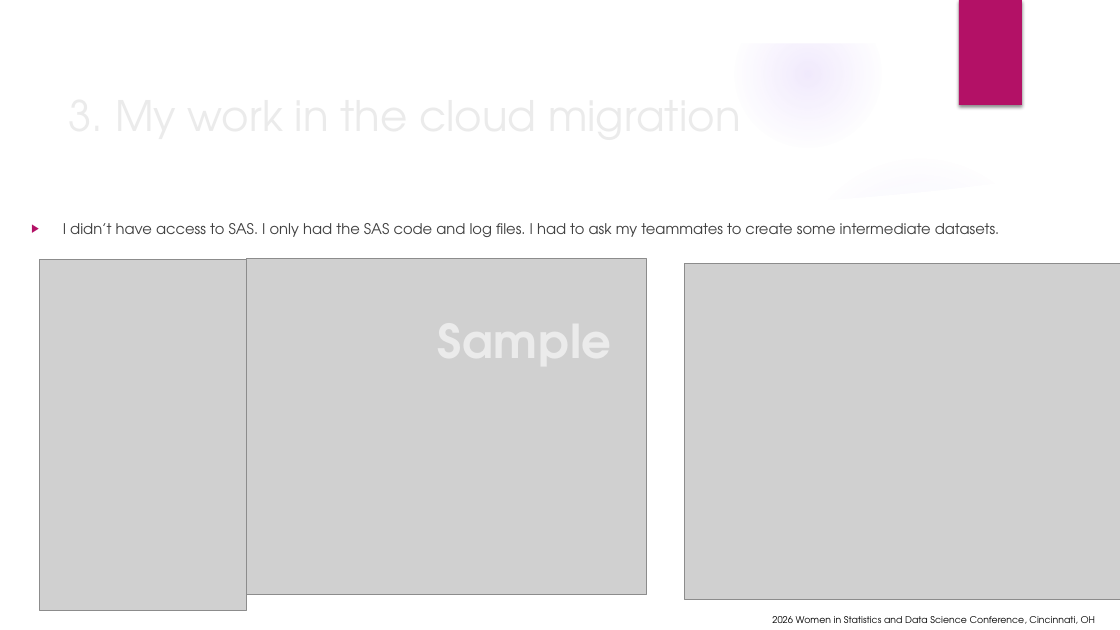
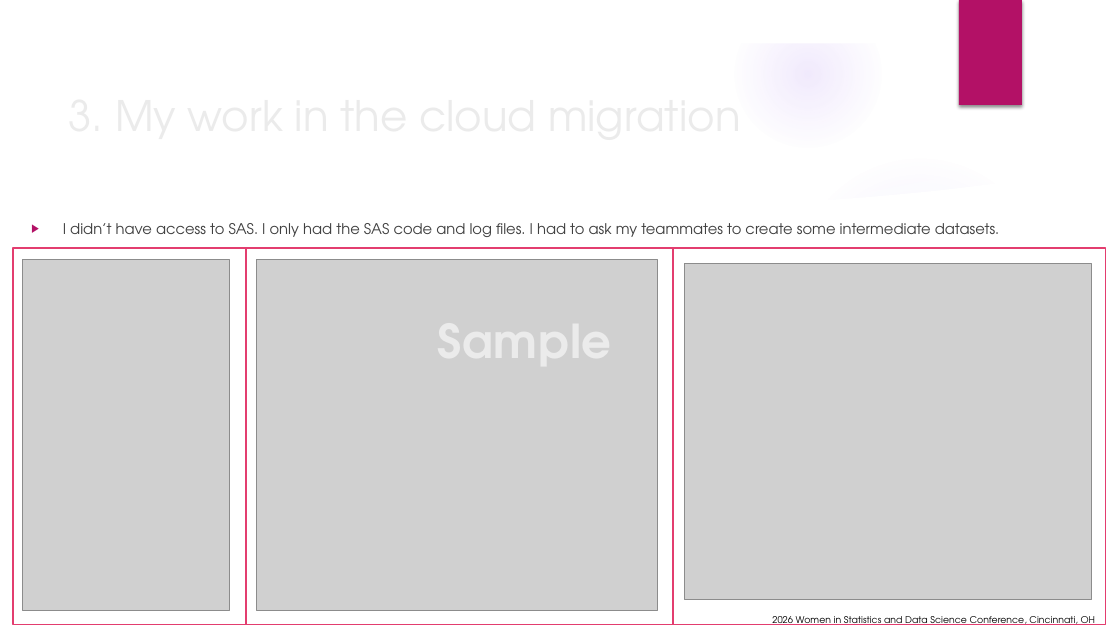
Before and after one commit to wx2123/WSDS-2026-OH, a slide deck: slide 8 of From On-Premises to Cloud.pptx. Drawn at 1120x630 pixels with LibreOffice and Linux fonts; fonts in the diff are those of the drawing; grey boxes stand for pictures; background and template pictures are left out. Boxes give left, top, right and bottom in pixels: in the first picture for what was removed or moved away, otherwise in the second. Text is boxed around its words. In the diff, an @@ line names an element or a change of style, - is before the commit and + after.

```diff
--- a/From On-Premises to Cloud.pptx
+++ b/From On-Premises to Cloud.pptx
@@ rectangle added at (13, 248, 246, 624), outline #E33D6F 1.5 pt @@
@@ picture: place and size @@
-picture at (39, 260, 246, 611)
+picture at (23, 260, 229, 611)
@@ rectangle added at (246, 248, 673, 624), outline #E33D6F 1.5 pt @@
@@ picture: place and size @@
-picture at (246, 259, 647, 595)
+picture at (256, 260, 657, 611)
@@ rectangle added at (673, 248, 1106, 624), outline #E33D6F 1.5 pt @@
@@ picture: place and size @@
-picture at (685, 264, 1120, 600)
+picture at (685, 264, 1092, 600)
```
Also in this commit, not shown: 9 other slides changed, 1 slide added.
